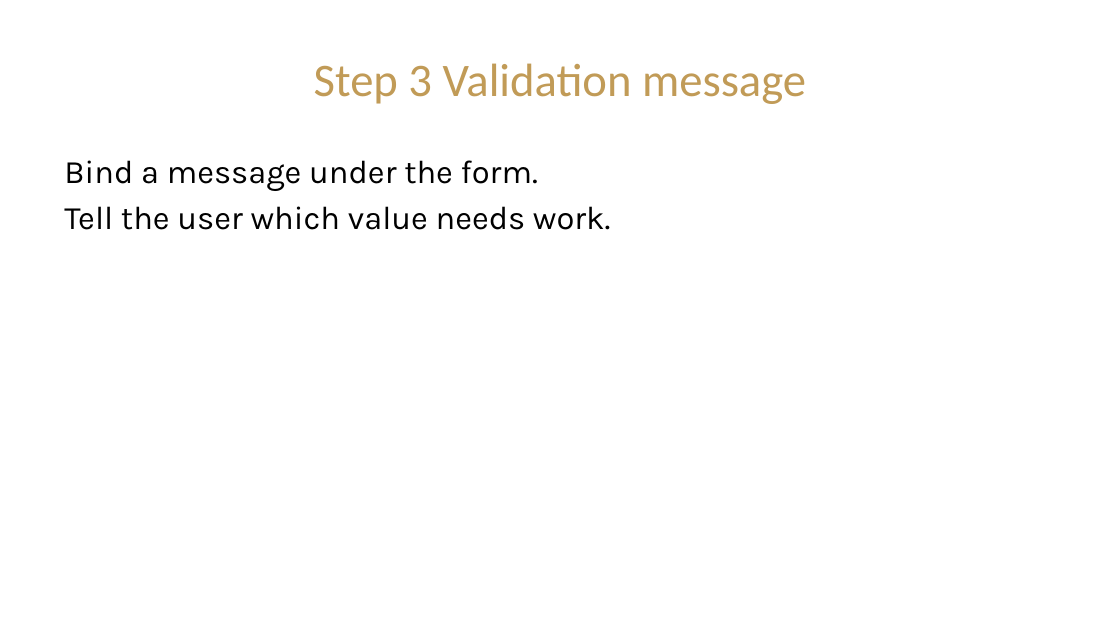
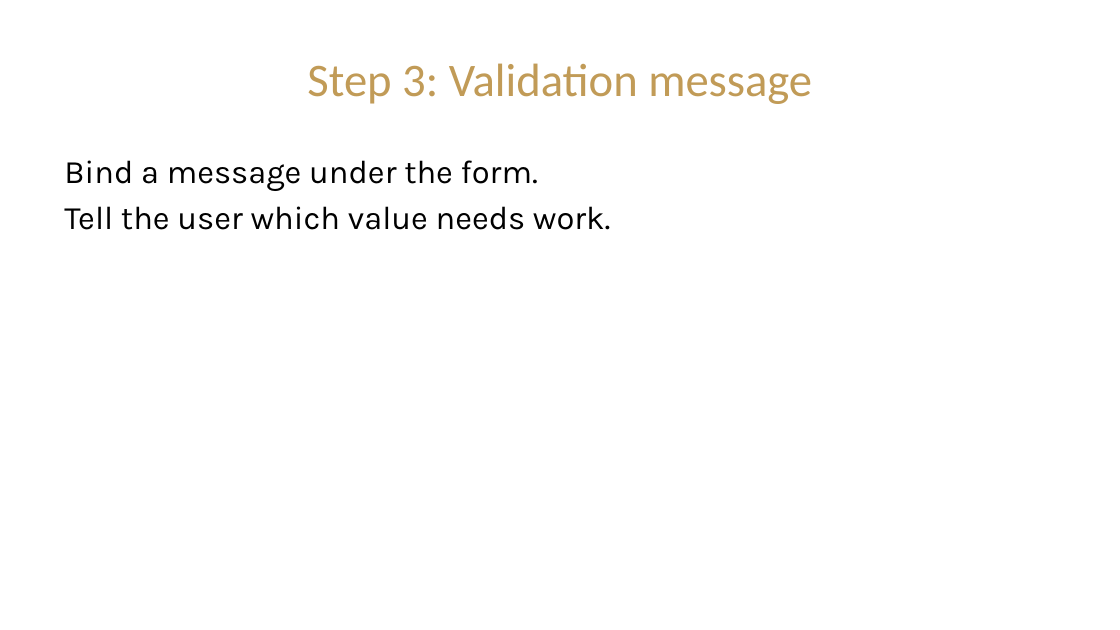
Before and after one commit to CIST-2220-Fall-2026/ProjectCostEstimator-RJG, a slide deck: slide 9 of Presentations/Module_4_Commands_and_Validation_Presentation.pptx (slide 7 before the commit). Drawn at 1120x630 pixels with LibreOffice and Linux fonts; fonts in the diff are those of the drawing; background and template pictures are left out. Boxes give left, top, right and bottom in pixels: in the first picture for what was removed or moved away, otherwise in the second. Text is boxed around its words. In the diff, an @@ line names an element or a change of style, - is before the commit and + after.

```diff
--- a/Presentations/Module_4_Commands_and_Validation_Presentation.pptx
+++ b/Presentations/Module_4_Commands_and_Validation_Presentation.pptx
@@ title at box(307, 63, 812, 104): text changed @@
-Step 3 Validation message
+Step 3: Validation message
```
Also in this commit, not shown: 10 other slides changed, 4 slides added, 1 slide removed, 11 other files.
